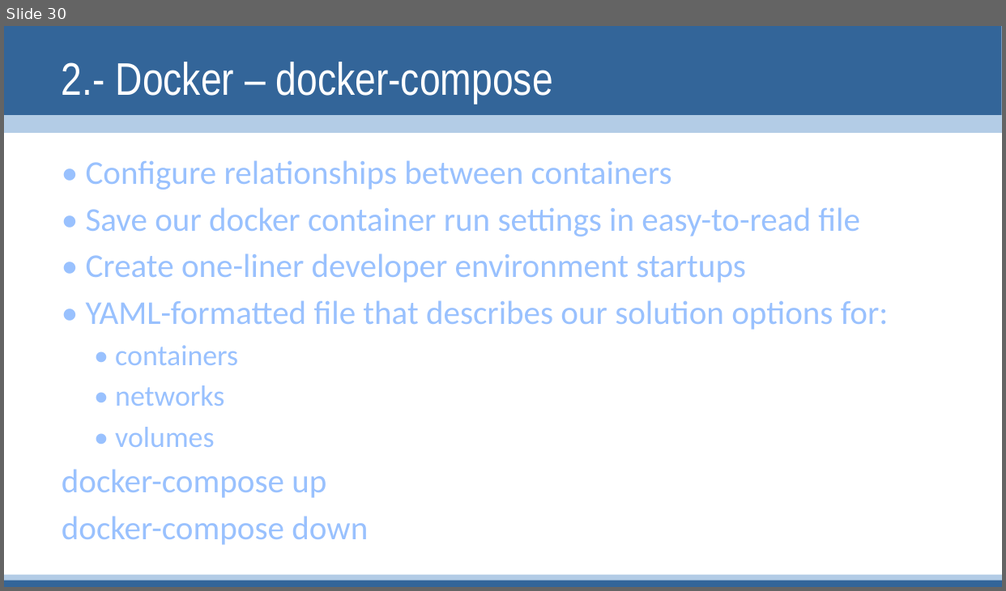
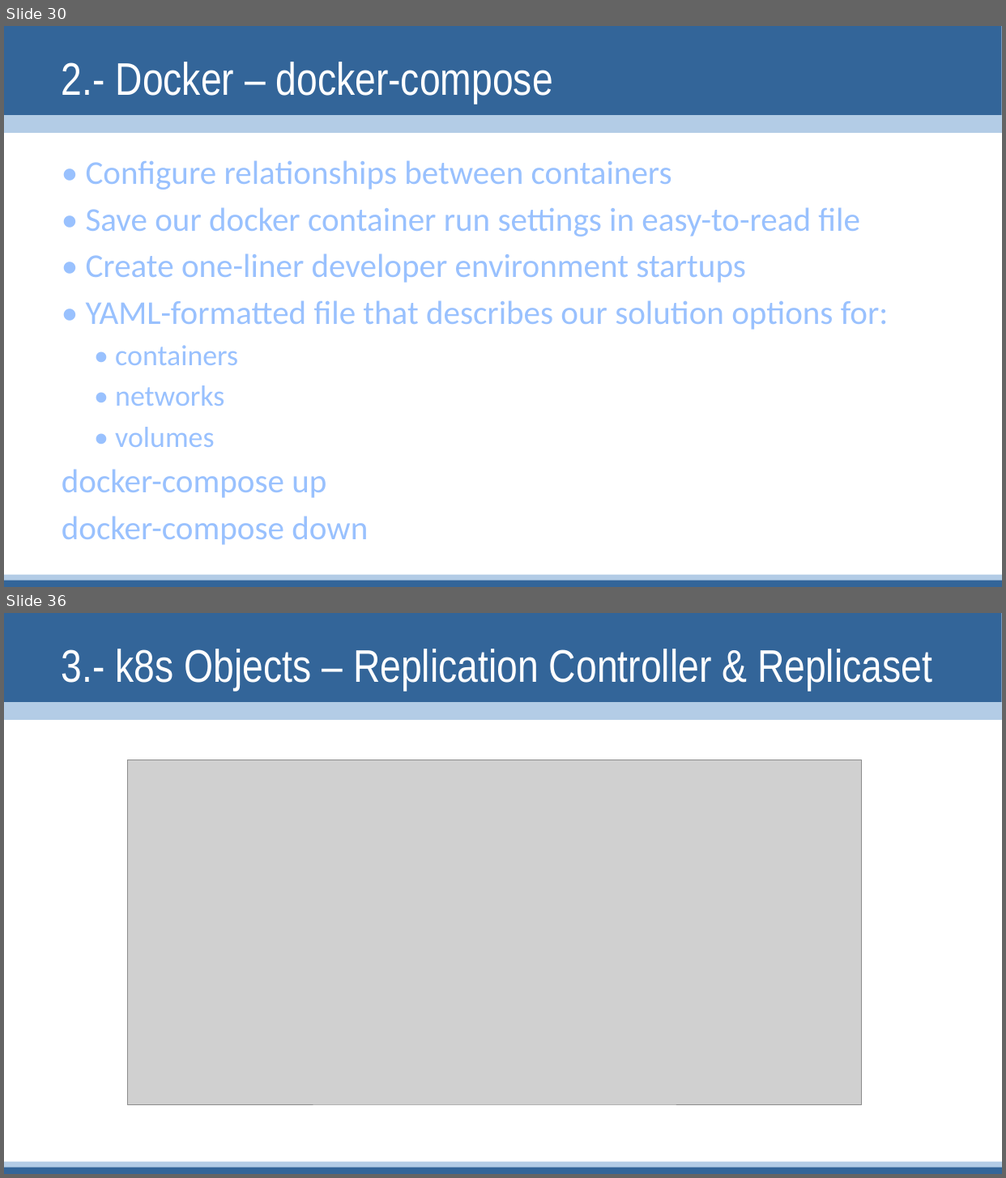
Before and after one commit to linuxsapiens/curso_kubernetes, a slide deck: Kubernetes2.pptx. Shown one above the other, each under a label of ours: slide 30 before the commit, slides 30 and 36 after it; the slides between them are not shown. The pictures are 1006x591 and 1006x1178 pixels, drawn with LibreOffice and Linux fonts; fonts in the diff are those of the drawing; grey boxes stand for pictures. Boxes give left, top, right and bottom in pixels: in the first picture for what was removed or moved away, otherwise in the second. Text is boxed around its words. In the diff, an @@ line names an element or a change of style, - is before the commit and + after.

Commit message:
3 k8s Objects

```diff
--- a/Kubernetes2.pptx
+++ b/Kubernetes2.pptx
@@ slide 36 added at <box>4,613,1002,1174</box>, background #FFFFFF; not listed: 4 template elements that a slide beside it also shows @@
@@ title added at <box>62,649,932,690</box>, 44 pt, text #FFFFFF @@
+3.- k8s Objects – Replication Controller & Replicaset
@@ picture added at <box>127,760,862,1105</box> @@
```
Also in this commit, not shown: 8 other slides added, 9 other files.
